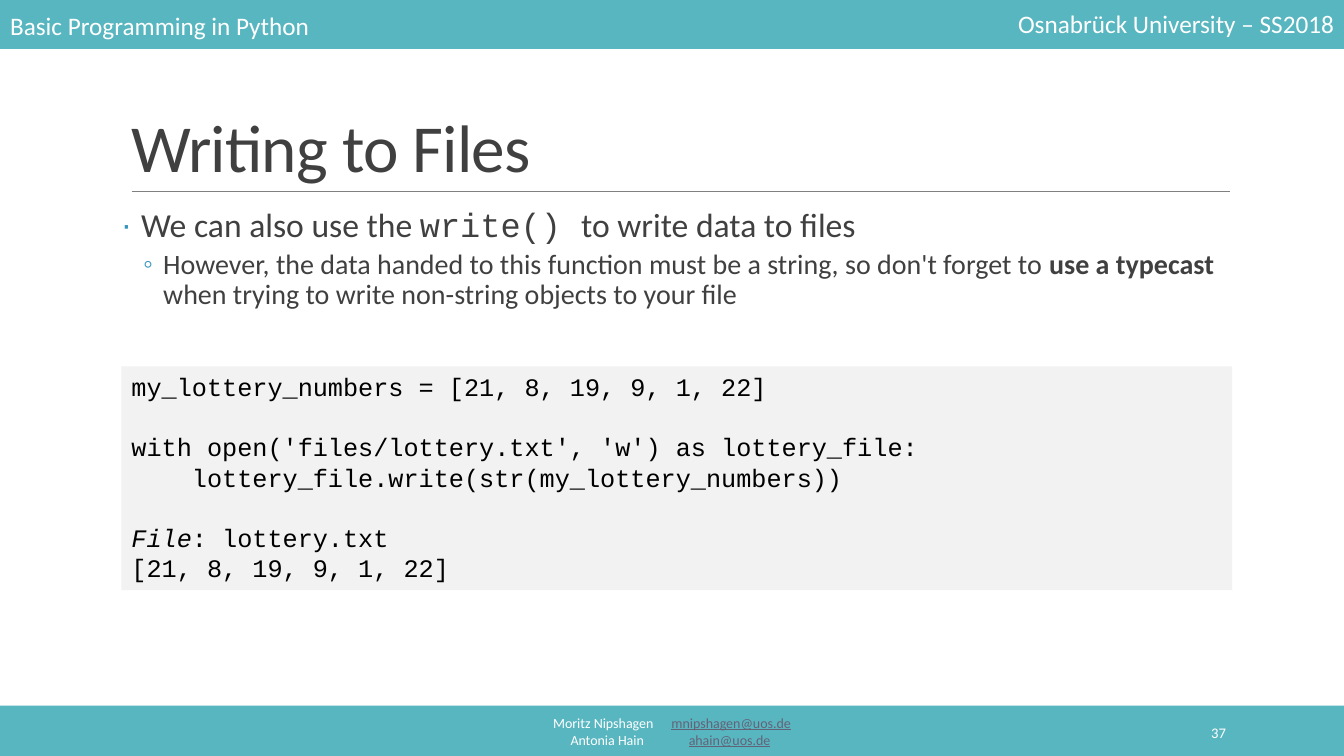
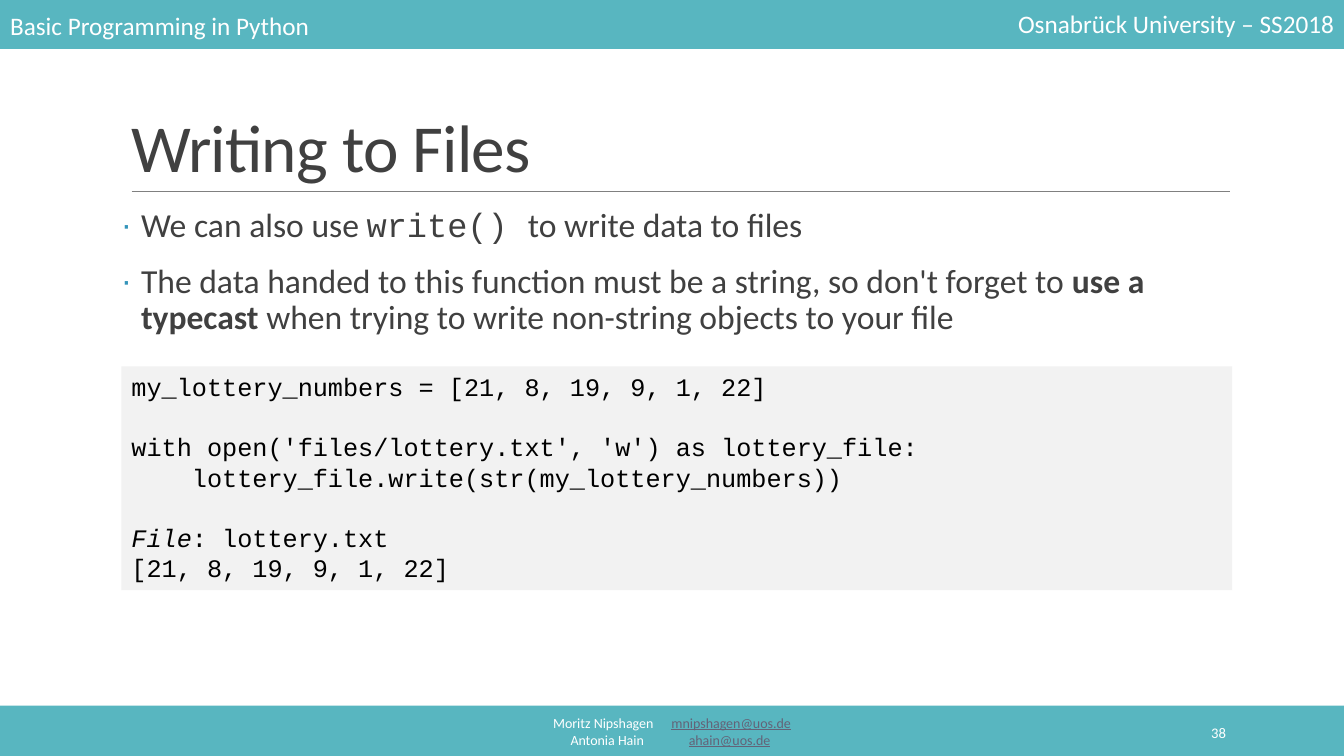
Before and after one commit to mnipshagen/monty, a slide deck: slide 38 of 2018/06/06_Sorting_and_IO.pptx (slide 37 before the commit). Drawn at 1344x756 pixels with LibreOffice and Linux fonts; fonts in the diff are those of the drawing. Boxes give left, top, right and bottom in pixels: in the first picture for what was removed or moved away, otherwise in the second. Text is boxed around its words. In the diff, an @@ line names an element or a change of style, - is before the commit and + after.

```diff
--- a/2018/06/06_Sorting_and_IO.pptx
+++ b/2018/06/06_Sorting_and_IO.pptx
@@ text at <box>141,213,1145,335</box>: text changed; size 20 to 24 pt @@
-· We can also use the write() to write data to files
-  ◦ However, the data handed to this function must be a string, so don't forget to use a typecast when trying to write non-string objects to your file
+· We can also use write() to write data to files
+· The data handed to this function must be a string, so don't forget to use a typecast when trying to write non-string objects to your file
@@ page number at <box>1211,728,1226,738</box>: text changed @@
-37
+38
```
Also in this commit, not shown: 22 other slides changed, 12 slides added, 2 slides removed.
